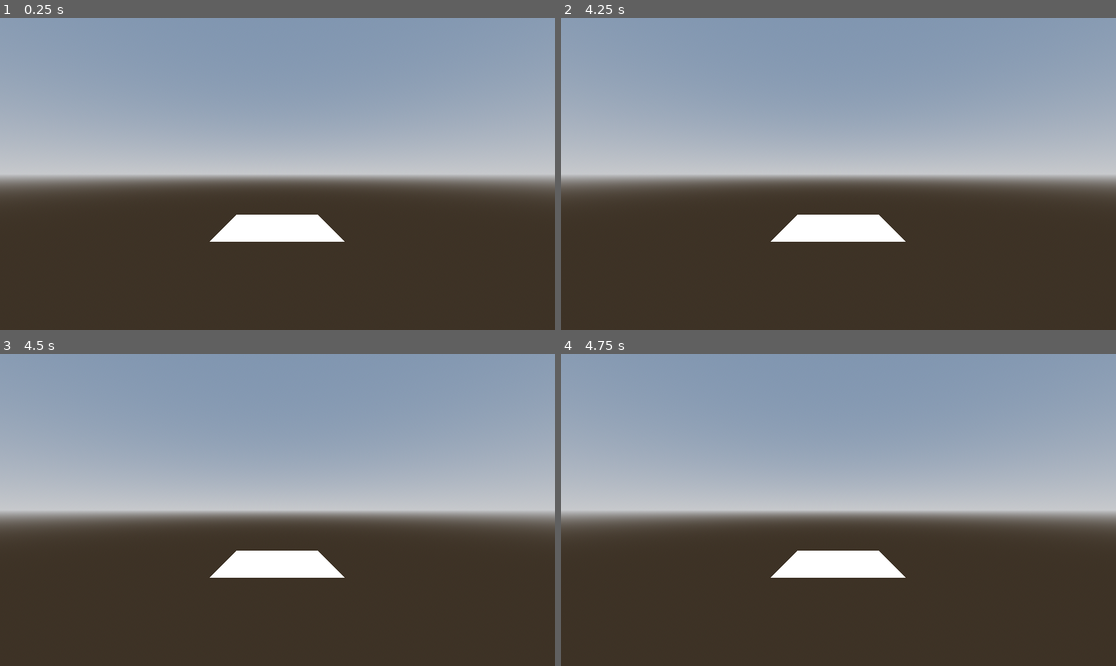
Above: before the commit, frames 1-4 (two rows, left to right).
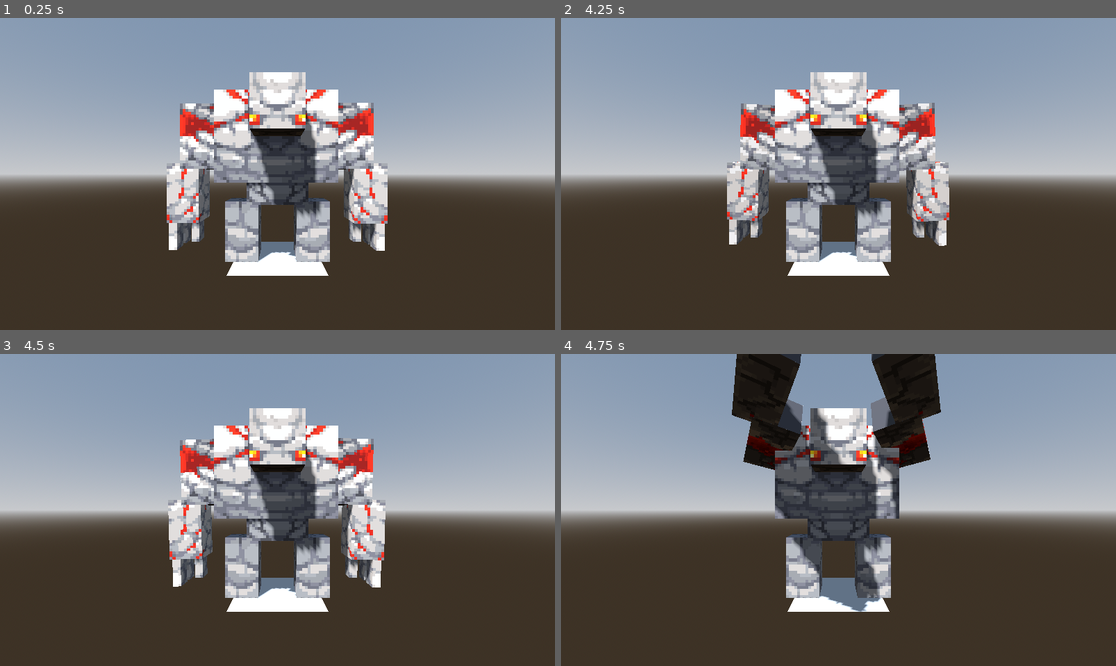
Above: after the commit, the same moments.

Repository: Comotcaiten/re_turnbase_project
Game: Godot game, scene res://test/level.tscn
The game is run twice, just before and just after one commit, with the same random seed, the same clock (stepped at 60 frames per second) and the same inputs.
Inputs:
- Up to frame 1 (0.25 s): no input
- Up to frame 2 (4.25 s): tap Enter at 0.5, 2, 3.5 s; tap Space at 1.25, 2.75 s; tap 1 (ui_skill_1) at 4.15 s
- Up to frame 3 (4.5 s): no input
- Up to frame 4 (4.75 s): no input

The runs differ from the first frame. In frame 1, 17% of the frame differs, in the area x 30-70%, y 17-83%; in frame 2, 17%; in frame 3, 17%; in frame 4, 18%, in the area x 30-69%, y 0-83%.
Error before the commit: Invalid access to property or key 'hp' on a base object of type 'Nil'. (res://lib/api/character/Character.gd:64)

Commit message:
code lai mot vai cho lien quan den model, add/change model animation

Diff:
--- a/lib/3d/index3D.gd
+++ b/lib/3d/index3D.gd
@@ -10,15 +10,15 @@
   if Input.is_action_just_pressed("ui_skill_1"):
     print("[>] Action")
     player.RunAnimation3D("fight")
-  if Input.is_action_just_pressed("ui_skill_2"):
-    print("[>] Action")
-    player.RunAnimation3D("fight2")
-  if Input.is_action_just_pressed("ui_skill_3"):
-    print("[>] Action")
-    player.RunAnimation3D("fight3")
-  if Input.is_action_just_pressed("ui_skill_4"):
-    print("[>] Action")
-    player.RunAnimation3D("fight4")
+  # if Input.is_action_just_pressed("ui_skill_2"):
+  #   print("[>] Action")
+  #   player.RunAnimation3D("fight2")
+  # if Input.is_action_just_pressed("ui_skill_3"):
+  #   print("[>] Action")
+  #   player.RunAnimation3D("fight3")
+  # if Input.is_action_just_pressed("ui_skill_4"):
+  #   print("[>] Action")
+  #   player.RunAnimation3D("fight4")
   pass
 
 func set_up():
--- a/lib/3d/model/ModelBlockBench.gd
+++ b/lib/3d/model/ModelBlockBench.gd
@@ -10,9 +10,21 @@
 var animation: AnimationPlayer
 
 func set_up(_model: PackedScene):
-    if _model == null or blockbench_export == null:
-        print("[>] Model blockbench is Null")
-    else:
+    var can_set_up: bool = true
+
+    if _model == null:
+        print("[>] Model blockbench is Null, ")
+        can_set_up = false
+
+    if blockbench_export == null:
+        print("[>] Blockbench export is Null")
+        can_set_up = false
+
+    if point == null:
+        print("[>] Point is Null")
+        can_set_up = false
+
+    if can_set_up:
         load_model(_model)
 
 func load_model(_model: Resource):
@@ -43,9 +55,9 @@
     else:
         print("[!] Failed to load the model. (Please check model and blockbench_export in point)")
 
-func run_animation(_name: String):
+func run_animation(_name: String) -> int:
     if _name == null or _name.is_empty():
-        return
+        return 0
     var exist = animation.has_animation(_name)
     print("[>] Run animation ", _name)
     print("[>] Get animation ", _name, ", ", exist)
@@ -53,3 +65,5 @@
         animation.play(_name)
     else:
         print("[!] Animation ", _name, " can not be found.")
+        return 0
+    return 1
--- a/lib/api/battle/BattleUnit.gd
+++ b/lib/api/battle/BattleUnit.gd
@@ -57,11 +57,11 @@
 
 func PrintCharacter():
 	if character == null:
-		print("<!> Chưa có dữ liệu")
+		print("[!] Chưa có dữ liệu")
 	character.PrintAttribute()
 	character.PrintSkill()
 	character.PrintItemEquiped()
 
 # Run
-func RunAnimation3D(_name: String):
-	model3D.run_animation(_name)
+func RunAnimation3D(_name: String) -> int:
+	return model3D.run_animation(_name)
--- a/test/assect/Samurai.tres
+++ b/test/assect/Samurai.tres
@@ -1,5 +1,6 @@
-[gd_resource type="Resource" script_class="CharacterBase" load_steps=3 format=3 uid="uid://bf6mkcog668tu"]
+[gd_resource type="Resource" script_class="CharacterBase" load_steps=4 format=3 uid="uid://bf6mkcog668tu"]
 
+[ext_resource type="PackedScene" uid="uid://c7cw5qxdhuof5" path="res://test/model/red_golem/redstone_golem.gltf" id="1_gti1m"]
 [ext_resource type="Script" path="res://lib/api/character/CharacterBase.gd" id="1_npux2"]
 [ext_resource type="Script" path="res://lib/api/skill/SkillLearnable.gd" id="2_bhyi8"]
 
@@ -14,3 +15,4 @@
 speed = 10
 crit = 10
 skillLearables = Array[ExtResource("2_bhyi8")]([])
+model3D = ExtResource("1_gti1m")
--- a/test/character.tscn
+++ b/test/character.tscn
@@ -10,6 +10,7 @@
 model3D = NodePath("model")
 
 [node name="MeshInstance3D" type="MeshInstance3D" parent="."]
+transform = Transform3D(1, 0, 0, 0, 1, 0, 0, 0, 1, 0, 1, 0)
 visible = false
 mesh = SubResource("CapsuleMesh_hib47")
 
--- a/test/level.tscn
+++ b/test/level.tscn
@@ -1,7 +1,8 @@
-[gd_scene load_steps=6 format=3 uid="uid://c7gveqxs684mw"]
+[gd_scene load_steps=7 format=3 uid="uid://c7gveqxs684mw"]
 
 [ext_resource type="Script" path="res://lib/3d/index3D.gd" id="1_g7r8v"]
 [ext_resource type="PackedScene" uid="uid://ck7vfx5ypo5of" path="res://test/character.tscn" id="2_buc68"]
+[ext_resource type="Resource" uid="uid://bf6mkcog668tu" path="res://test/assect/Samurai.tres" id="3_btfeh"]
 
 [sub_resource type="ProceduralSkyMaterial" id="ProceduralSkyMaterial_x6cia"]
 sky_horizon_color = Color(0.64625, 0.65575, 0.67075, 1)
@@ -27,9 +28,10 @@
 environment = SubResource("Environment_3pgoa")
 
 [node name="Character" parent="." instance=ExtResource("2_buc68")]
+base = ExtResource("3_btfeh")
 level = 30
 
 [node name="Node3D" type="Node3D" parent="Character"]
 
 [node name="Camera3D" type="Camera3D" parent="Character/Node3D"]
-transform = Transform3D(-1, 0, -8.74228e-08, 0, 1, 0, 8.74228e-08, 0, -1, 0, 1, -4)
+transform = Transform3D(-1, 0, -8.74228e-08, 0, 1, 0, 8.74228e-08, 0, -1, 0, 2, -5)
--- a/test/model.tscn
+++ b/test/model.tscn
@@ -1,7 +1,7 @@
 [gd_scene load_steps=4 format=3 uid="uid://bamvml6mu8nuq"]
 
 [ext_resource type="Script" path="res://lib/3d/model/ModelBlockBench.gd" id="1_4qr5l"]
-[ext_resource type="PackedScene" uid="uid://dj0bthohv6xfa" path="res://test/model/test_model.gltf" id="1_jheei"]
+[ext_resource type="PackedScene" uid="uid://5kibactklxgf" path="res://test/model/zome/zome.gltf" id="2_8nrqg"]
 
 [sub_resource type="PlaneMesh" id="PlaneMesh_3sl16"]
 
@@ -14,4 +14,4 @@
 mesh = SubResource("PlaneMesh_3sl16")
 skeleton = NodePath("../..")
 
-[node name="blockbench_export" parent="point" instance=ExtResource("1_jheei")]
+[node name="blockbench_export" parent="point" instance=ExtResource("2_8nrqg")]
Not shown, changed: test/model/red_golem/redstone_golem.gltf
Not shown, changed: test/model/red_golem/redstone_golem.gltf.import
Not shown, changed: test/model/red_golem/redstone_golem_0.png.import
Not shown, changed: lib/3d/BlockBench/redstone_golem.bbmodel
